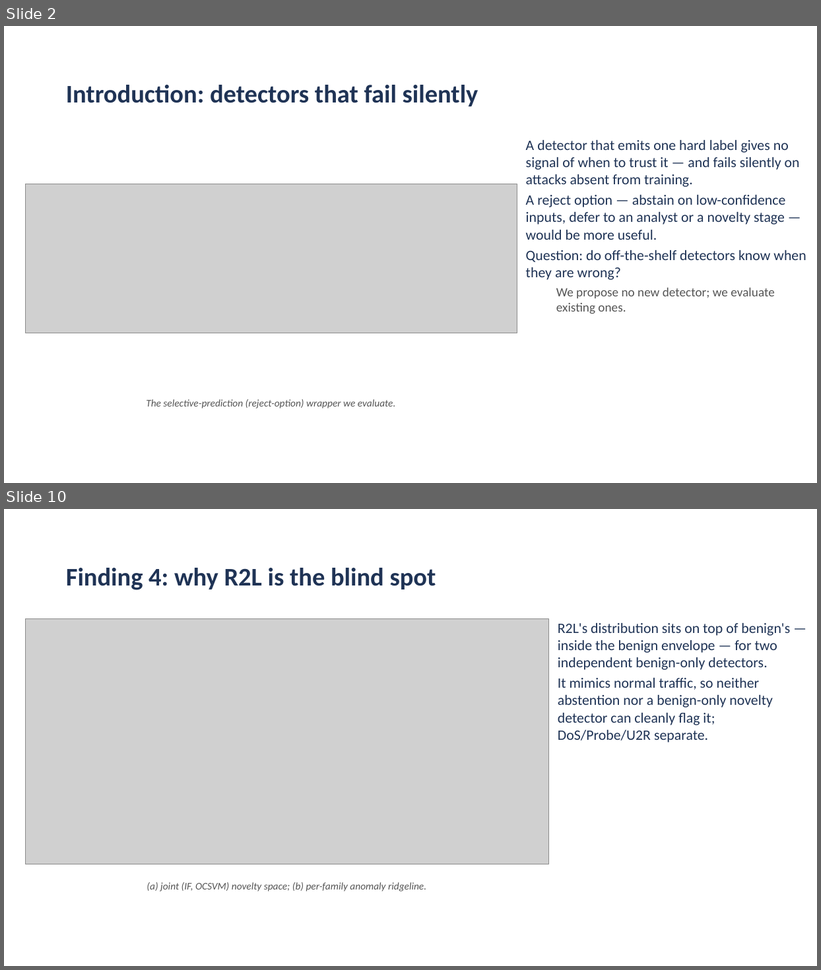
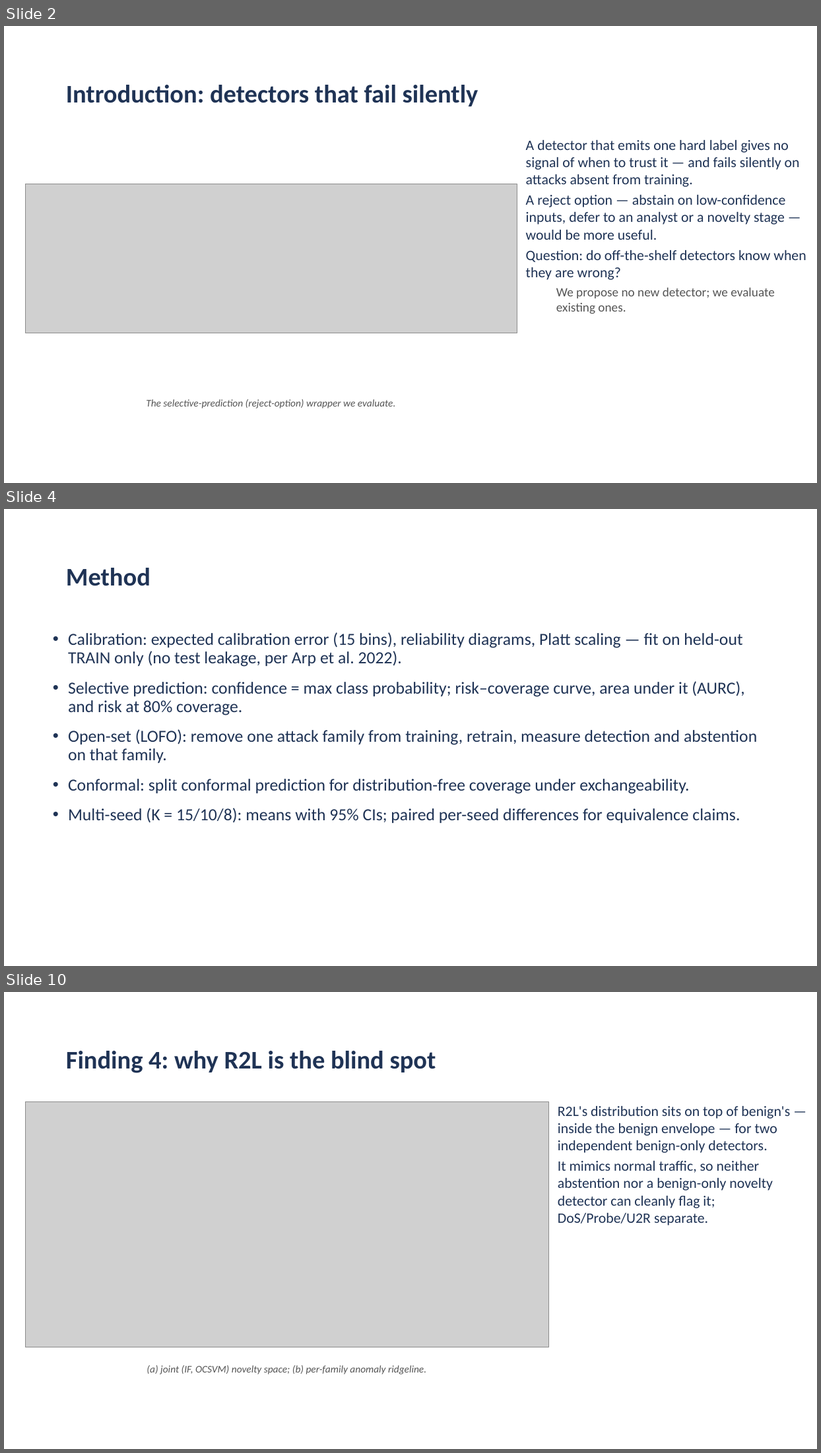
Before and after one commit to aiparallel0/chaoscrypt, a slide deck: papers/paper2-ids-selective/presentation.pptx. Shown one above the other, each under a label of ours: slides 2 and 10 before the commit, slides 2, 4 and 10 after it; the slides between them are not shown. The pictures are 821x970 and 821x1453 pixels, drawn with LibreOffice and Linux fonts; fonts in the diff are those of the drawing; grey boxes stand for pictures; background and template pictures are left out. Boxes give left, top, right and bottom in pixels: in the first picture for what was removed or moved away, otherwise in the second. Text is boxed around its words. In the diff, an @@ line names an element or a change of style, - is before the commit and + after.

```diff
--- a/papers/paper2-ids-selective/presentation.pptx
+++ b/papers/paper2-ids-selective/presentation.pptx
@@ slide 4 added at bbox=[4, 509, 817, 966], background picture (left out) @@
@@ title added at bbox=[66, 568, 151, 586], 30 pt, text #1F3355, bold @@
+Method
@@ text added at bbox=[68, 632, 757, 823], 20 pt, text #1F3355 @@
+• Calibration: expected calibration error (15 bins), reliability diagrams, Platt scaling — fit on held-out TRAIN only (no test leakage, per Arp et al. 2022).
+• Selective prediction: confidence = max class probability; risk–coverage curve, area under it (AURC), and risk at 80% coverage.
+• Open-set (LOFO): remove one attack family from training, retrain, measure detection and abstention on that family.
+• Conformal: split conformal prediction for distribution-free coverage under exchangeability.
+• Multi-seed (K = 15/10/8): means with 95% CIs; paired per-seed differences for equivalence claims.
```
Also in this commit, not shown: 12 slides changed, 1 other slide added, 2 slides removed, 2 other files.
